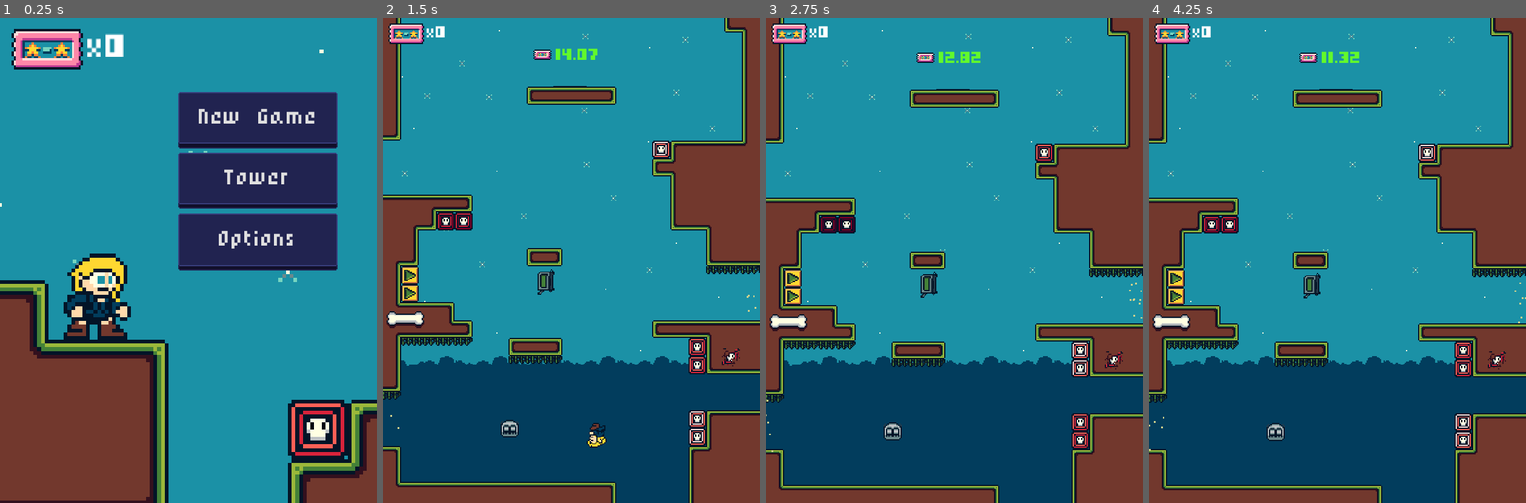
Above: before the commit, frames 1-4 (left to right).
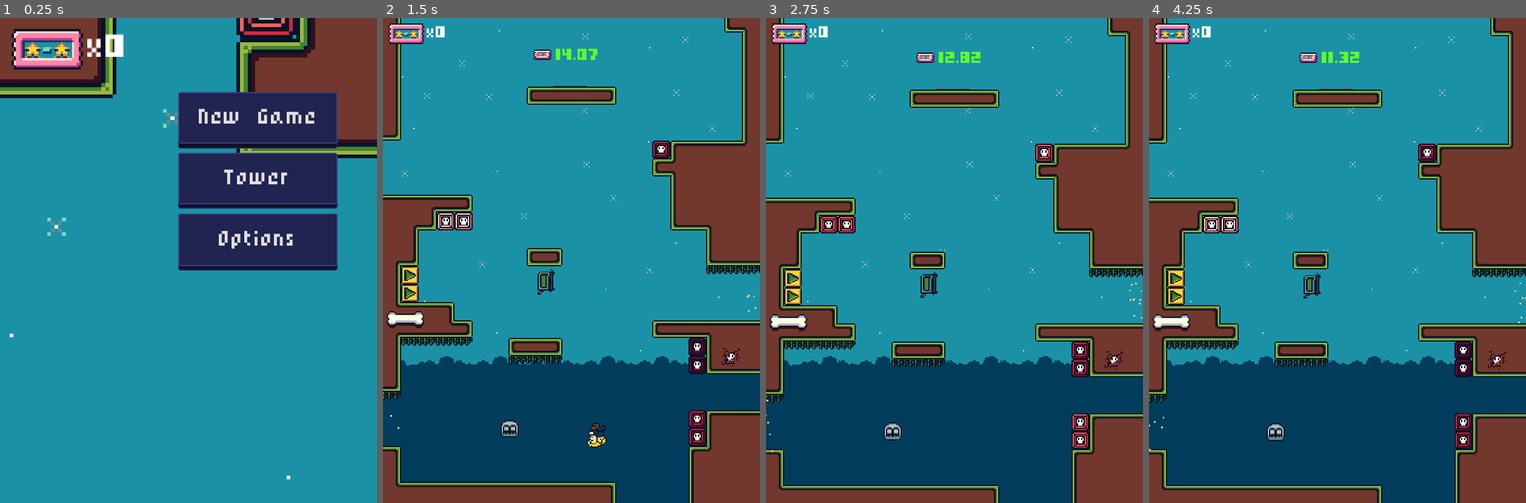
Above: after the commit, the same moments.

Repository: LateLearnerDev/Clamber
Game: Godot game, scene res://Levels/MainMenu.tscn
Same seed, same stepped clock (60 frames per second), same inputs: the game is played once before the commit and once after it. This scene is started directly instead of the project's main scene.
Inputs:
- Up to frame 1 (0.25 s): no input
- Up to frame 2 (1.5 s): click "New Game" at 0.5 s; tap Enter (ui_accept) at 1.25 s; hold Right (ui_right) from 1.28 s (still down); hold R (rocket) from 1.28 s (still down)
- Up to frame 3 (2.75 s): keep holding Right (ui_right); tap Enter (ui_accept) at 1.52, 2.27 s; release R (rocket) at 2.03 s; tap Q (shoot) at 2.1 s
- Up to frame 4 (4.25 s): release Right (ui_right) at 2.78 s; hold R (rocket) 2.78-3.53 s; hold Left (ui_left) from 2.78 s (still down); tap Q (shoot) at 3.6 s; tap Enter (ui_accept) at 3.77 s

The runs differ from the first frame. In frame 1, 35% of the frame differs, in the area x 0-100%, y 0-100%; in frame 2, 0.4%; in frame 3, 0.2%; in frame 4, 0.4%.

Commit message:
Fixed starting state animation of rocket jumping

Diff:
--- a/Clamber/Levels/TestLevel.tscn
+++ b/Clamber/Levels/TestLevel.tscn
@@ -82,44 +82,38 @@
 [node name="DeathBlock" parent="." instance=ExtResource( 17 )]
 position = Vector2( 280, 304 )
 
-[node name="AnimatedSprite" parent="DeathBlock" index="0"]
-frame = 1
-
 [node name="DeathBlock2" parent="." instance=ExtResource( 17 )]
 position = Vector2( 280, 320 )
-
-[node name="AnimatedSprite" parent="DeathBlock2" index="0"]
-frame = 1
 
 [node name="DeathBlock3" parent="." instance=ExtResource( 17 )]
 position = Vector2( 280, 368 )
 
 [node name="AnimatedSprite" parent="DeathBlock3" index="0"]
-frame = 2
+frame = 0
 
 [node name="DeathBlock4" parent="." instance=ExtResource( 17 )]
 position = Vector2( 280, 384 )
 
 [node name="AnimatedSprite" parent="DeathBlock4" index="0"]
-frame = 2
+frame = 0
 
 [node name="DeathBlock7" parent="." instance=ExtResource( 17 )]
 position = Vector2( 248, 128 )
 
 [node name="AnimatedSprite" parent="DeathBlock7" index="0"]
-frame = 2
+frame = 0
 
 [node name="DeathBlock9" parent="." instance=ExtResource( 17 )]
 position = Vector2( 56, 192 )
 
 [node name="AnimatedSprite" parent="DeathBlock9" index="0"]
-frame = 4
+frame = 2
 
 [node name="DeathBlock10" parent="." instance=ExtResource( 17 )]
 position = Vector2( 72, 192 )
 
 [node name="AnimatedSprite" parent="DeathBlock10" index="0"]
-frame = 4
+frame = 2
 
 [node name="BounceBackTile" parent="." instance=ExtResource( 18 )]
 position = Vector2( 24, 240 )
@@ -149,8 +143,10 @@
 [node name="Character" parent="PlayerManager" index="0"]
 position = Vector2( 184, 22 )
 
+[node name="AnimationTree" parent="PlayerManager/Character/CharacterAnimation" index="0"]
+parameters/in_air/current = 0
+
 [node name="Camera" parent="PlayerManager" index="1"]
-smoothing_enabled = true
 max_y = -285.0
 
 [node name="ScreenFader" parent="." instance=ExtResource( 11 )]
--- a/Clamber/Resources/CharacterAnimation.tres
+++ b/Clamber/Resources/CharacterAnimation.tres
@@ -106,4 +106,4 @@
 nodes/output/position = Vector2( 1560, 380 )
 nodes/state/node = SubResource( 25 )
 nodes/state/position = Vector2( 1180, 220 )
-node_connections = [ "state", 0, "movement", "state", 1, "in …(118 unchanged characters)… t", "hanging", 3, "HangingMoveRocket", "in_air", 0, "Jumping", "in_air", 1, "hanging", "in_air", 2, "RocketUp", "in_air", 3, "RocketJumping", "movement", 0, "Idle", "movement", 1, "Run", "movement", 2, "IdleRocket", "movement", 3, "RunRocket" ]
+node_connections = [ "state", 0, "movement", "state", 1, "in …(118 unchanged characters)… t", "hanging", 3, "HangingMoveRocket", "movement", 0, "Idle", "movement", 1, "Run", "movement", 2, "IdleRocket", "movement", 3, "RunRocket", "in_air", 0, "Jumping", "in_air", 1, "hanging", "in_air", 2, "RocketUp", "in_air", 3, "RocketJumping" ]
--- a/Clamber/Scenes/Cameras/Camera.tscn
+++ b/Clamber/Scenes/Cameras/Camera.tscn
@@ -4,4 +4,5 @@
 
 [node name="Camera" type="Camera2D"]
 anchor_mode = 0
+smoothing_enabled = true
 script = ExtResource( 1 )
--- a/Clamber/Scenes/Character/CharacterAnimation.tscn
+++ b/Clamber/Scenes/Character/CharacterAnimation.tscn
@@ -32,6 +32,6 @@
 tree_root = ExtResource( 13 )
 anim_player = NodePath("..")
 parameters/hanging/current = 0
-parameters/in_air/current = 1
+parameters/in_air/current = 0
 parameters/movement/current = 0
 parameters/state/current = 0
--- a/Clamber/Scenes/Managers/PlayerManager/PlayerManager.tscn
+++ b/Clamber/Scenes/Managers/PlayerManager/PlayerManager.tscn
@@ -15,7 +15,11 @@
 
 [node name="Character" parent="." instance=ExtResource( 1 )]
 
+[node name="CharacterAnimation" parent="Character" index="2"]
+autoplay = "CharacterIdle"
+
 [node name="AnimationTree" parent="Character/CharacterAnimation" index="0"]
+active = true
 parameters/in_air/current = 3
 
 [node name="HangCheckArea" parent="Character" instance=ExtResource( 3 )]
